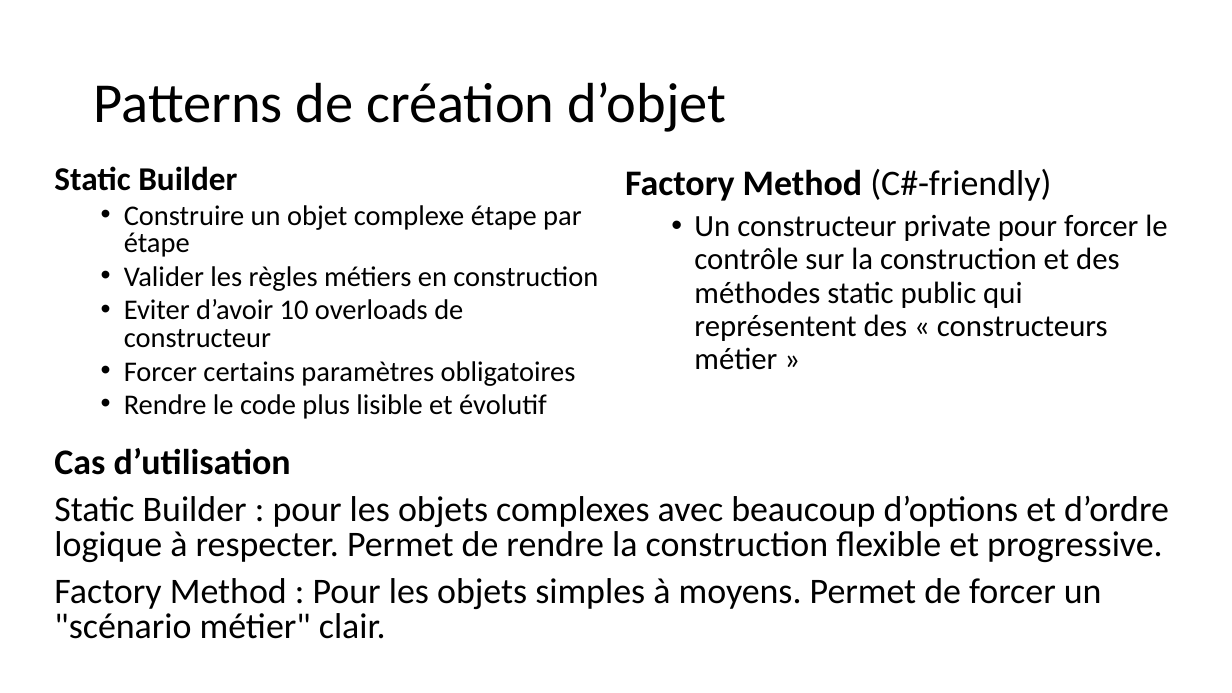
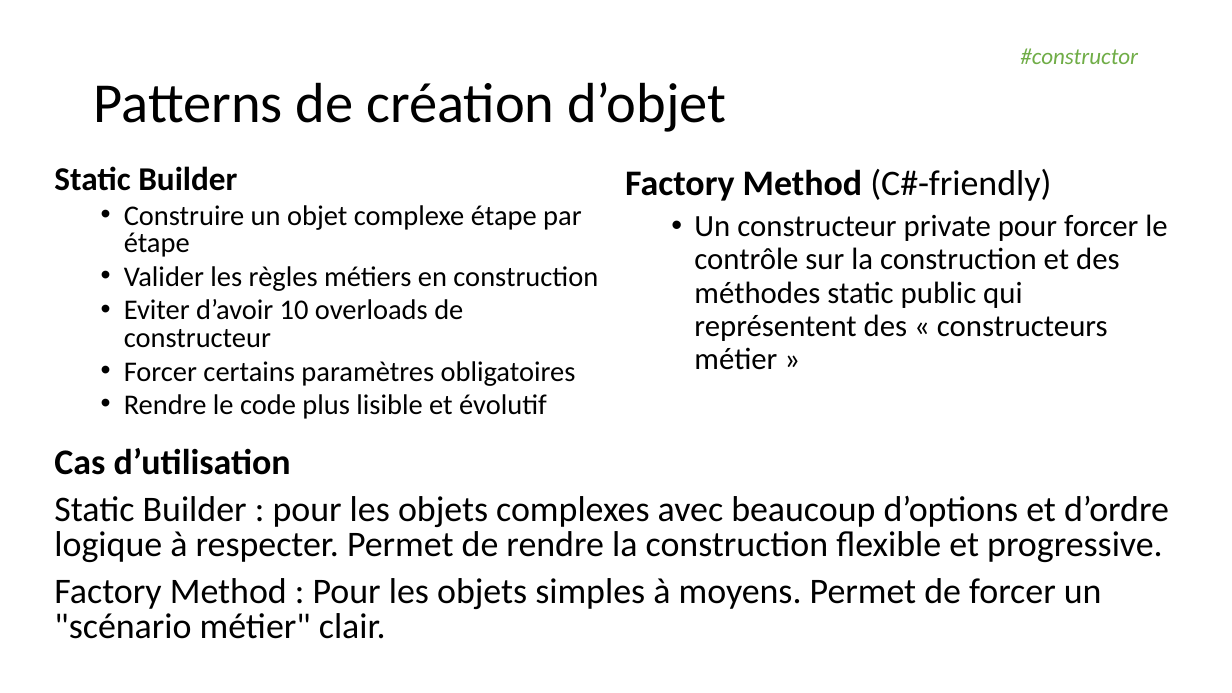
Before and after one commit to martin-chone/elegant-objects, a slide deck: slide 6 of Elegant_Objects.pptx. Drawn at 1232x693 pixels with LibreOffice and Linux fonts; fonts in the diff are those of the drawing. Boxes give left, top, right and bottom in pixels: in the first picture for what was removed or moved away, otherwise in the second. Text is boxed around its words. In the diff, an @@ line names an element or a change of style, - is before the commit and + after.

```diff
--- a/Elegant_Objects.pptx
+++ b/Elegant_Objects.pptx
@@ text added at (1020, 48, 1138, 64), 18 pt, text #70AD47, italic @@
+#constructor
```
Also in this commit, not shown: 3 other slides changed, 1 slide added, 5 other files.
